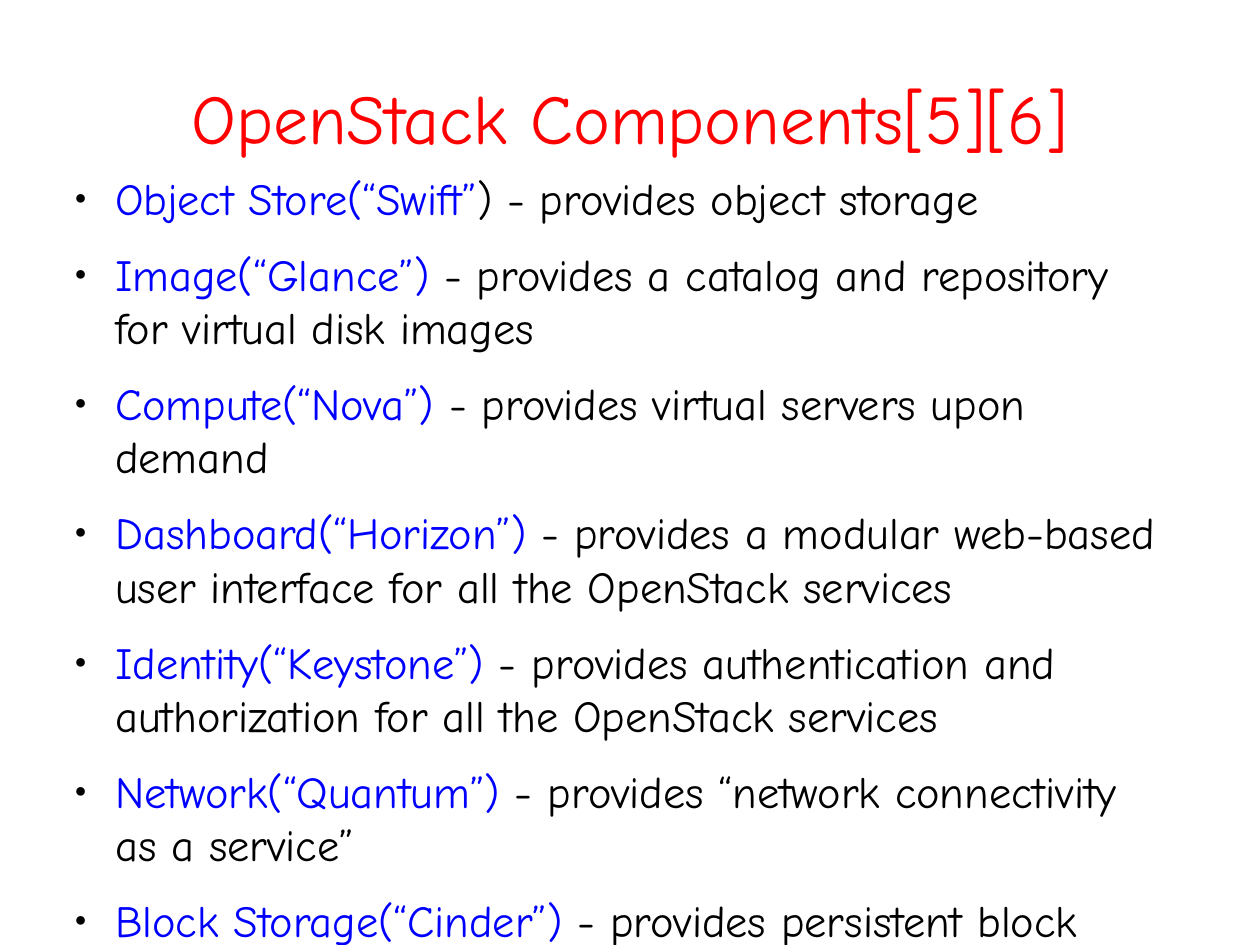
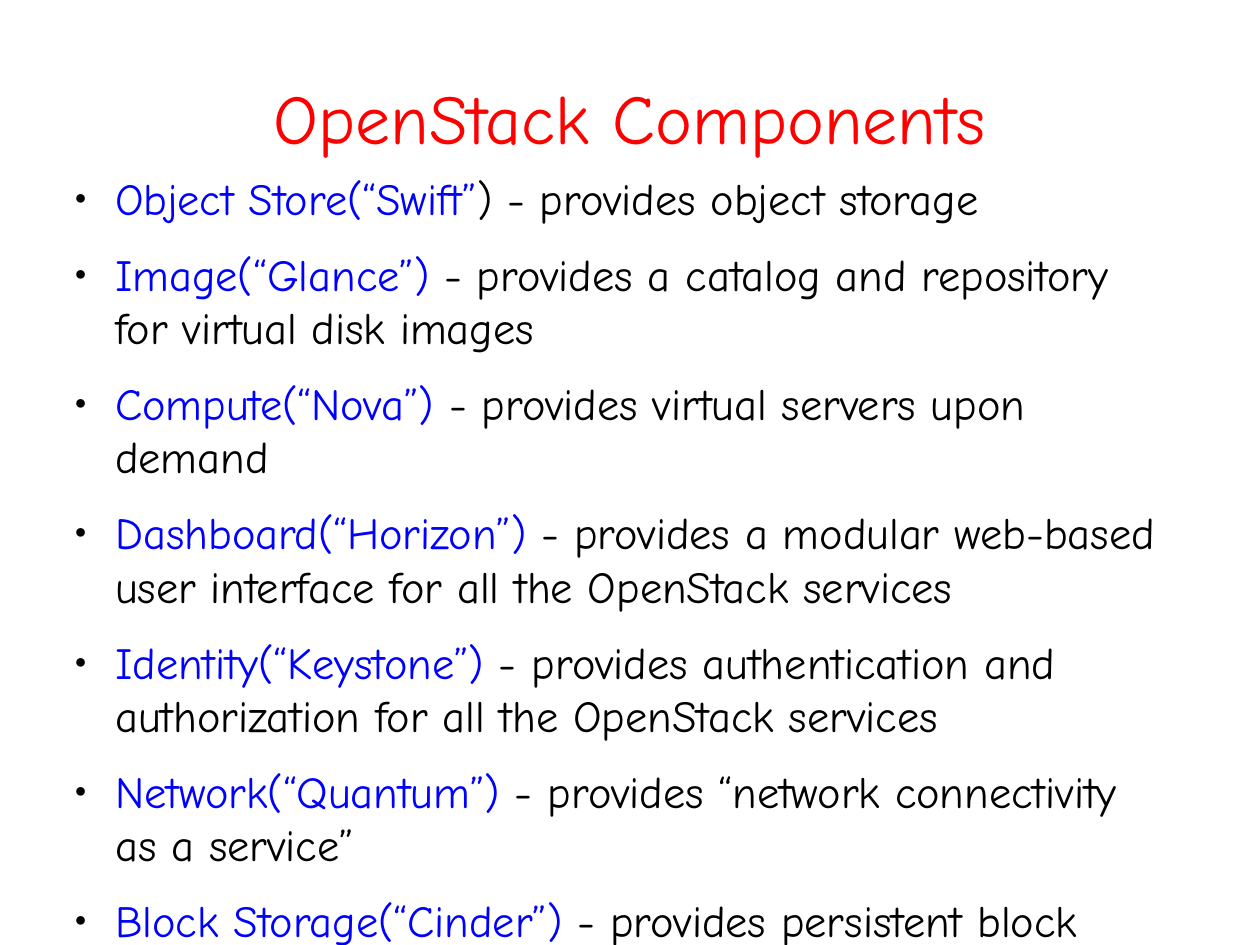
Before and after one commit to aanovelo/cmsc-137-ab5l-project, a slide deck: slide 7 of jach-phd/seminars/CMSC399-2-slides.odp (slide 6 before the commit). Drawn at 1260x945 pixels with LibreOffice and Linux fonts; fonts in the diff are those of the drawing. Boxes give left, top, right and bottom in pixels: in the first picture for what was removed or moved away, otherwise in the second. Text is boxed around its words. In the diff, an @@ line names an element or a change of style, - is before the commit and + after.

```diff
--- a/jach-phd/seminars/CMSC399-2-slides.odp
+++ b/jach-phd/seminars/CMSC399-2-slides.odp
@@ title at (274, 96, 986, 158): text changed @@
-OpenStack Components[5][6]
+OpenStack Components
```
Also in this commit, not shown: 5 other slides changed, 1 slide added.
